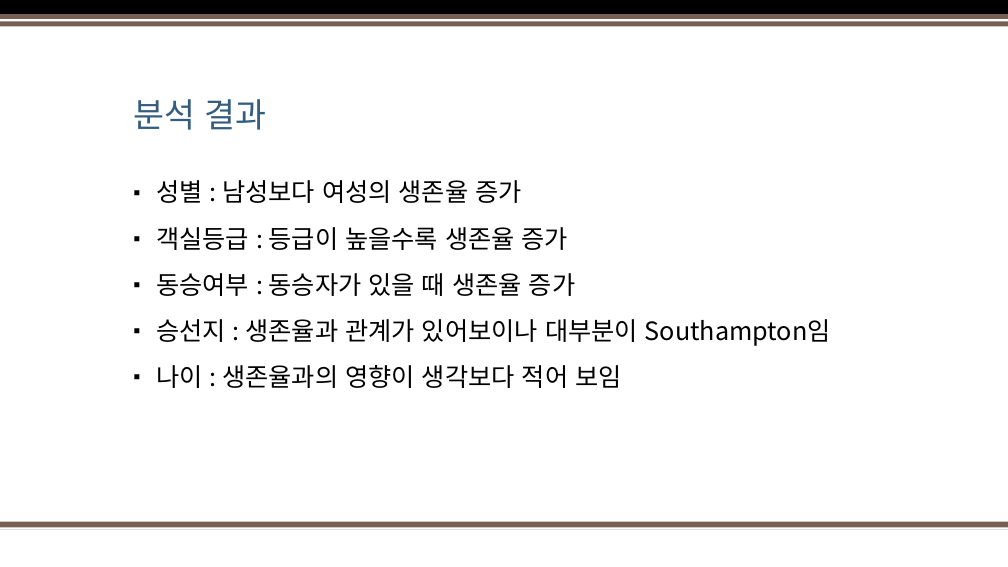
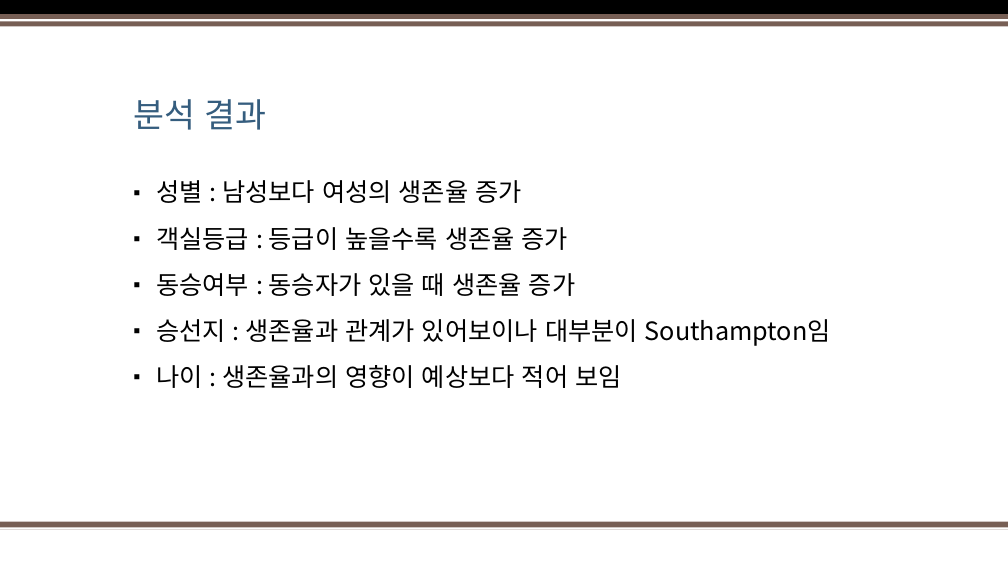
Before and after one commit to Jeong-Seongwon/portfolio, a slide deck: slide 17 of titanic/Portfolio.pptx (slide 14 before the commit). Drawn at 1008x567 pixels with LibreOffice and Linux fonts; fonts in the diff are those of the drawing; background and template pictures are left out. Boxes give left, top, right and bottom in pixels: in the first picture for what was removed or moved away, otherwise in the second. Text is boxed around its words. In the diff, an @@ line names an element or a change of style, - is before the commit and + after.

```diff
--- a/titanic/Portfolio.pptx
+++ b/titanic/Portfolio.pptx
@@ text at [156, 365, 621, 388]: text changed @@
-▪ 나이 : 생존율과의 영향이 생각보다 적어 보임
+▪ 나이 : 생존율과의 영향이 예상보다 적어 보임
```
Also in this commit, not shown: 3 other slides changed, 3 slides added.
